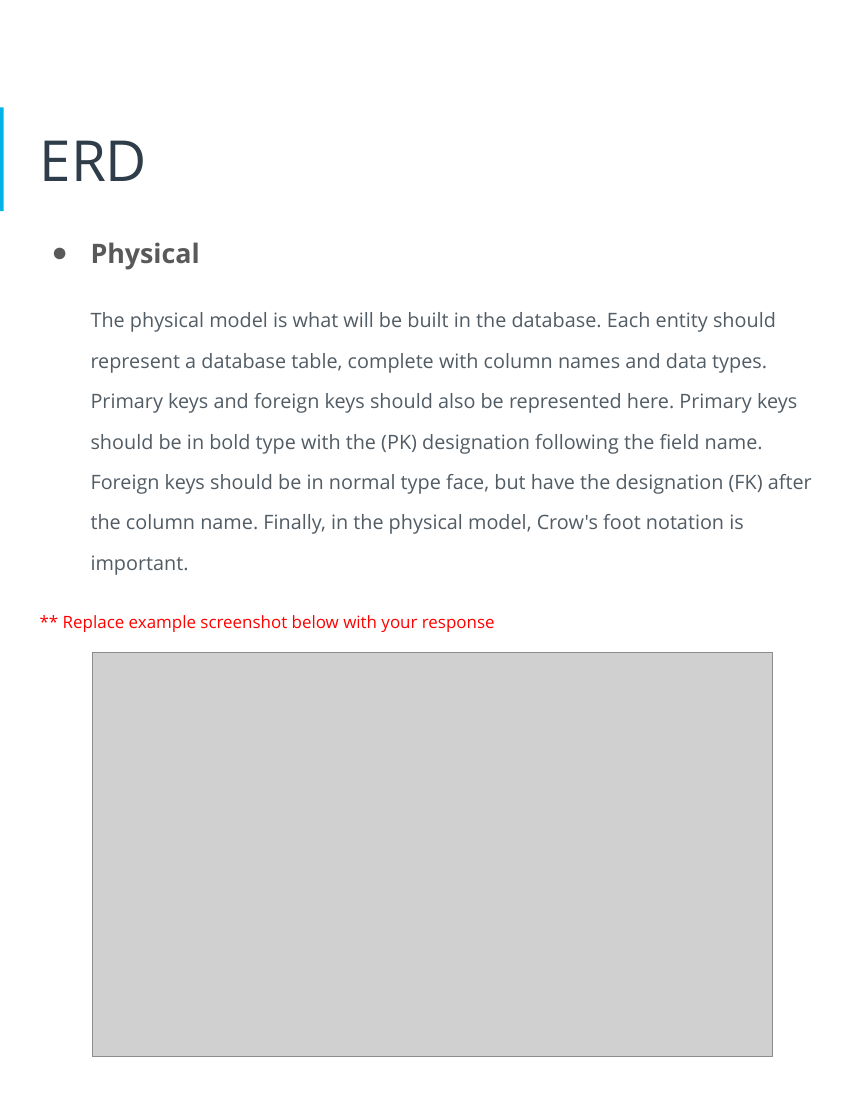
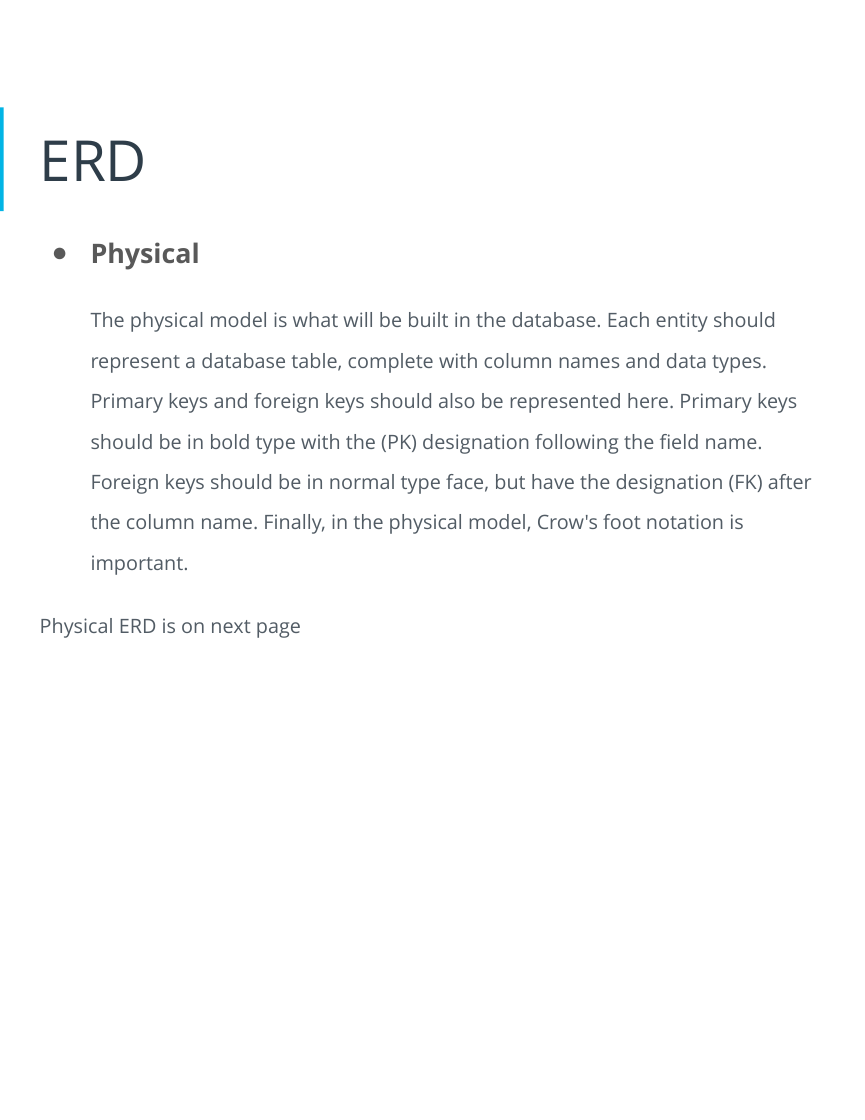
Before and after one commit to arpitsharma9/da-ud-design_hr_db, a slide deck: slide 13 of HR_Dataset_Assignment.pptx (slide 14 before the commit). Drawn at 865x1120 pixels with LibreOffice and Linux fonts; fonts in the diff are those of the drawing; grey boxes stand for pictures. Boxes give left, top, right and bottom in pixels: in the first picture for what was removed or moved away, otherwise in the second. Text is boxed around its words. In the diff, an @@ line names an element or a change of style, - is before the commit and + after.

Commit message:
cm03 - Physical ERD completed

```diff
--- a/HR_Dataset_Assignment.pptx
+++ b/HR_Dataset_Assignment.pptx
@@ text at (40,618,301,638): text changed; size 12 to 14 pt; text colour #FF0000 to #525C65 @@
-** Replace example screenshot below with your response
+Physical ERD is on next page
@@ picture removed at (93,652,772,1056) @@
```
Also in this commit, not shown: 2 other slides changed, 2 slides added, 2 slides removed, 2 other files.
